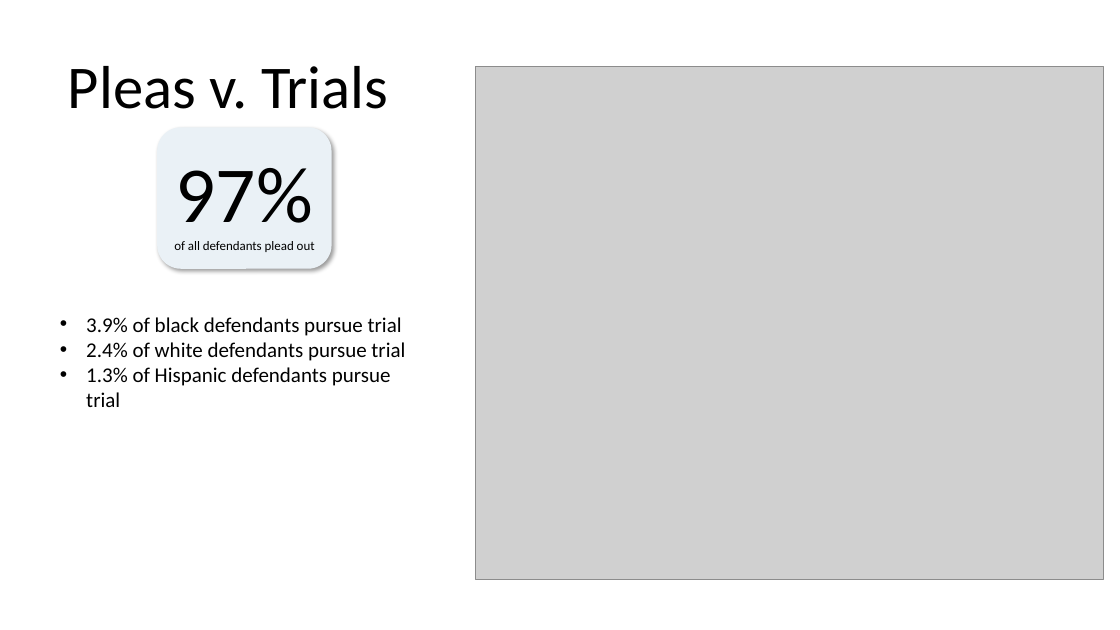
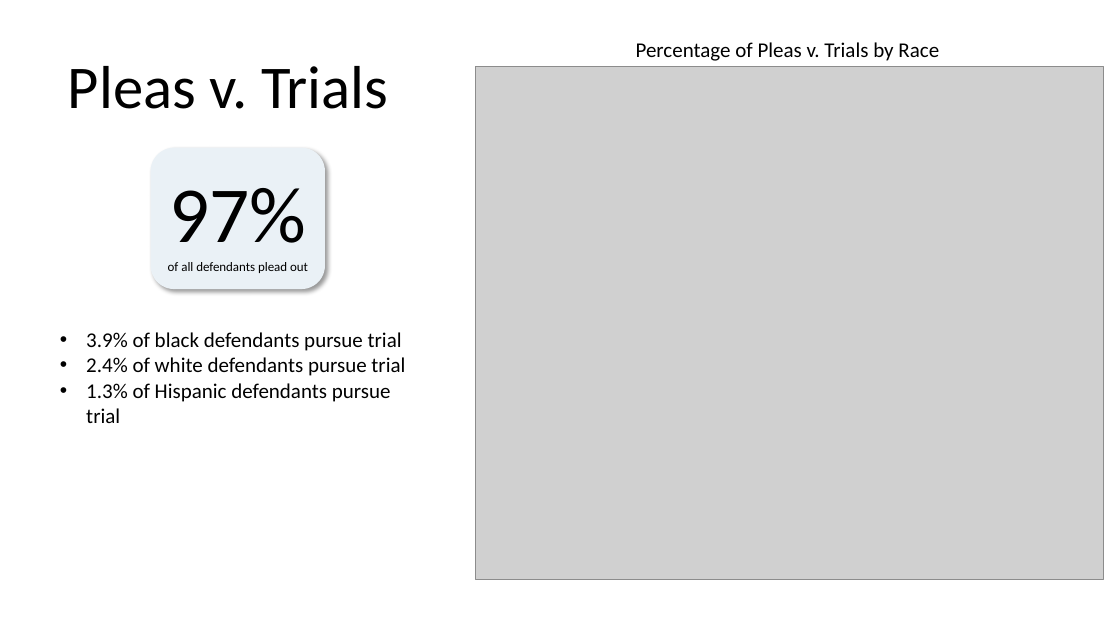
Before and after one commit to jenwhitson/sentencing_project, a slide deck: slide 19 of Presentation.pptx (slide 17 before the commit). Drawn at 1120x630 pixels with LibreOffice and Linux fonts; fonts in the diff are those of the drawing; grey boxes stand for pictures. Boxes give left, top, right and bottom in pixels: in the first picture for what was removed or moved away, otherwise in the second. Text is boxed around its words. In the diff, an @@ line names an element or a change of style, - is before the commit and + after.

```diff
--- a/Presentation.pptx
+++ b/Presentation.pptx
@@ text added at box(636, 42, 939, 61), 18 pt, text #000000 @@
+Percentage of Pleas v. Trials by Race
@@ rounded rectangle "97%": place and size @@
-rounded rectangle "97%" at box(157, 128, 332, 269)
+rounded rectangle "97%" at box(150, 148, 325, 289)
@@ text "3.9% of black defendants pursue ...": place and size @@
-text "3.9% of black defendants pursue ..." at box(86, 317, 405, 407)
+text "3.9% of black defendants pursue ..." at box(86, 332, 405, 423)
```
Also in this commit, not shown: 1 other slide changed, 2 slides added, 1 other file.
